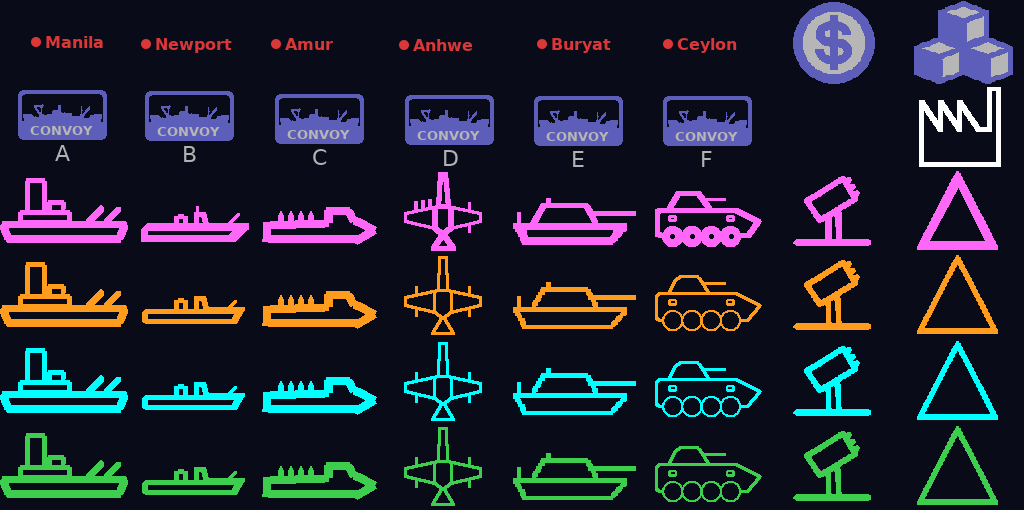
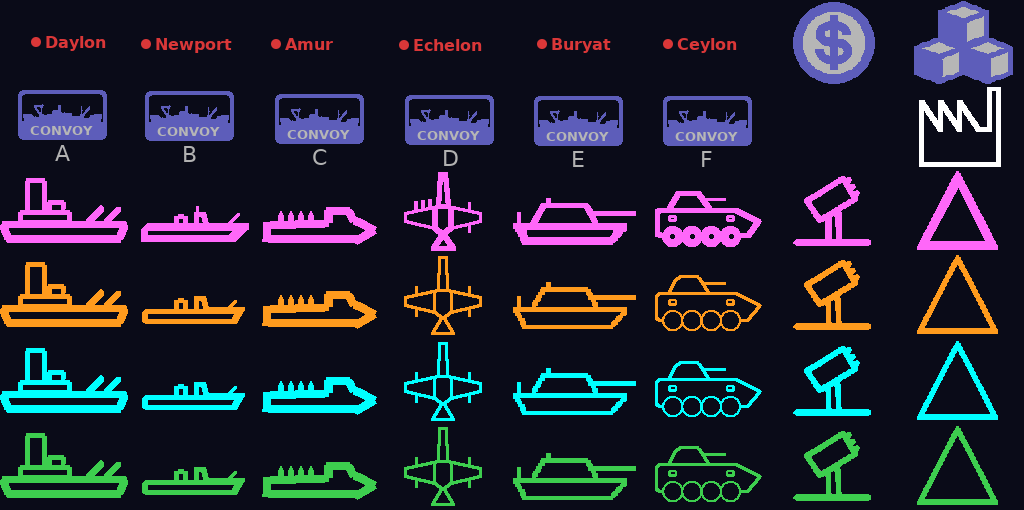
The second 1024 × 510 image is a revision of the first. Changes to its layers:
renamed "Anhwe" to "Echelon", painted on it over (x1=413, y1=39, x2=482, y2=51)
renamed "Manila" to "Daylon", painted on it over (x1=49, y1=36, x2=106, y2=51)
